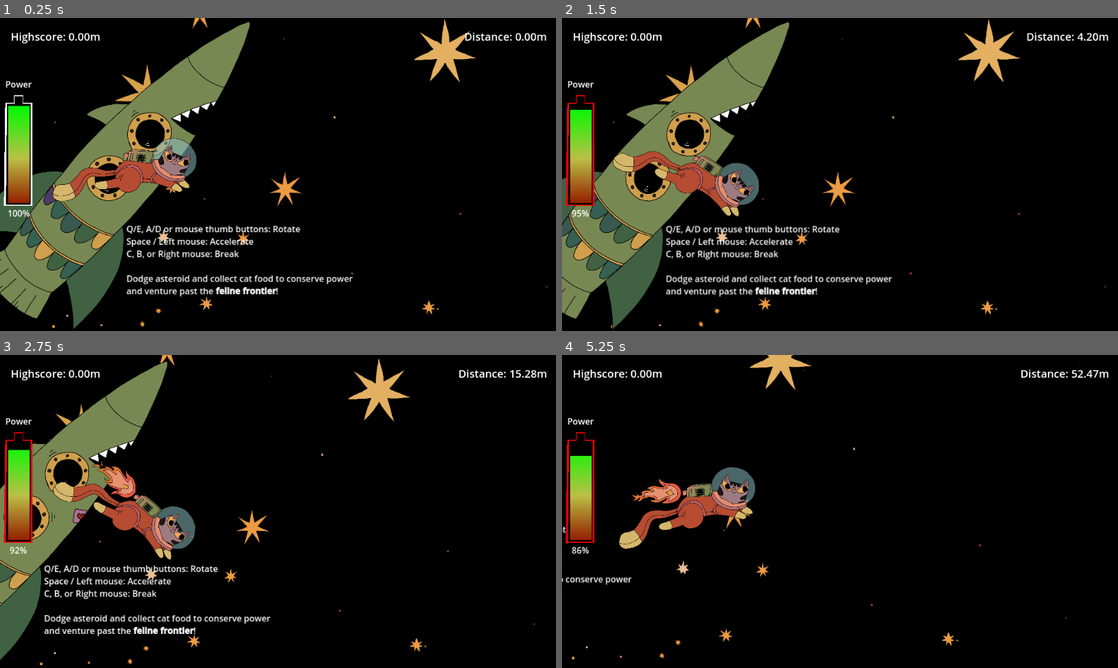
Above: before the commit, frames 1-4 (two rows, left to right).
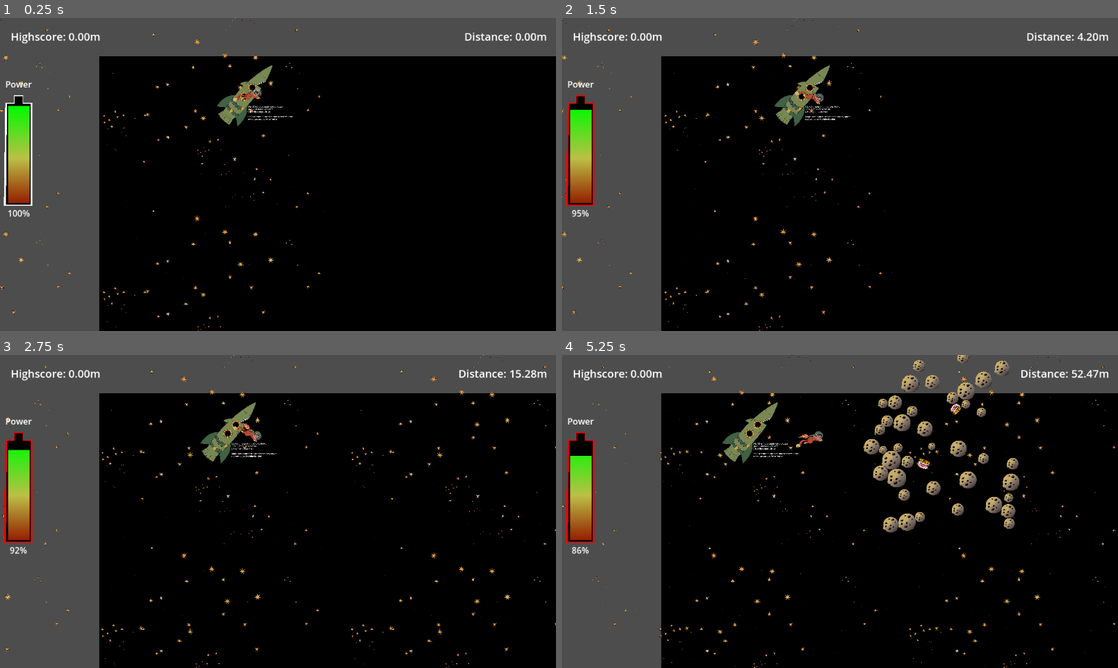
Above: after the commit, the same moments.

Repository: bene-labs/Feline-Frontier
Game: Godot game, scene res://scenes/game.tscn
Two runs of this game, one before a commit and one after it. Both use one fixed random seed, a clock stepped at 60 frames per second and the inputs below.
Inputs (mouse positions are in pixels of both pictures, inside the frame that each line leads up to):
- Up to frame 1 (0.25 s): no input
- Up to frame 2 (1.5 s): tap Enter at 0.5 s; move the mouse to (962, 158) at 0.52 s; hold E (roate_right) 0.53-1.28 s; hold Space (boost) 0.53-1.28 s; move the mouse to (728, 190) at 1.27 s; hold Q (rotate_left) from 1.28 s (still down); right-click (728, 190) at 1.35 s
- Up to frame 3 (2.75 s): move the mouse to (333, 442) at 2.02 s; release Q (rotate_left) at 2.03 s; hold E (roate_right) from 2.03 s (still down); hold Space (boost) from 2.03 s (still down)
- Up to frame 4 (5.25 s): move the mouse to (812, 574) at 2.77 s; release Space (boost) at 2.78 s; right-click (812, 574) at 2.85 s; move the mouse to (1006, 558) at 3.52 s; release E (roate_right) at 3.53 s; hold Space (boost) 3.53-4.28 s; hold Q (rotate_left) from 3.53 s (still down); move the mouse to (673, 464) at 4.27 s; right-click (673, 464) at 4.35 s; move the mouse to (867, 511) at 5.02 s; hold Space (boost) from 5.03 s (still down)

The runs differ from the first frame. In frame 1, 35% of the frame differs, in the area x 0-100%, y 0-100%; in frame 2, 34%; in frame 3, 32%; in frame 4, 33%.

Commit message:
fix parallax & asteroid spawner, adjust balance

Diff:
--- a/scenes/game.tscn
+++ b/scenes/game.tscn
@@ -27,13 +27,13 @@
 bounce = 0.1
 
 [sub_resource type="RectangleShape2D" id="RectangleShape2D_kfofu"]
-size = Vector2(612, 380)
+size = Vector2(754, 380)
 
 [sub_resource type="RectangleShape2D" id="RectangleShape2D_ucv68"]
 size = Vector2(101, 1594)
 
 [sub_resource type="RectangleShape2D" id="RectangleShape2D_4ijjp"]
-size = Vector2(1243.5, 1521)
+size = Vector2(1292.5, 1561)
 
 [node name="Game" type="Node2D"]
 
@@ -48,8 +48,9 @@
 texture = ExtResource("1_b2f7n")
 
 [node name="Far" type="Parallax2D" parent="Background"]
-scroll_scale = Vector2(0.15, 0.15)
-repeat_size = Vector2(2280.2, 1612)
+scroll_scale = Vector2(0.1, 0.1)
+repeat_size = Vector2(2315.28, 1636.8)
+repeat_times = 2
 
 [node name="Sprite2D" type="Sprite2D" parent="Background/Far"]
 scale = Vector2(0.65, 0.65)
@@ -57,18 +58,20 @@
 
 [node name="Middle" type="Parallax2D" parent="Background"]
 scroll_scale = Vector2(0.4, 0.4)
-repeat_size = Vector2(2280.2, 1612)
+repeat_size = Vector2(2315.28, 1636.8)
+repeat_times = 2
 
 [node name="Sprite2D" type="Sprite2D" parent="Background/Middle"]
-scale = Vector2(0.65, 0.65)
+scale = Vector2(0.455, 0.455)
 texture = ExtResource("3_6udyf")
 
 [node name="Close" type="Parallax2D" parent="Background"]
 scroll_scale = Vector2(0.8, 0.8)
-repeat_size = Vector2(2280.2, 1612)
+repeat_size = Vector2(2315.28, 1636.8)
+repeat_times = 2
 
 [node name="Sprite2D" type="Sprite2D" parent="Background/Close"]
-scale = Vector2(0.65, 0.65)
+scale = Vector2(0.33, 0.33)
 texture = ExtResource("4_2re4g")
 
 [node name="SpaceshipColored" type="Sprite2D" parent="."]
@@ -93,6 +96,7 @@
 [node name="LimitedCamera" parent="." instance=ExtResource("2_jsvua")]
 position = Vector2(155, 300)
 offset = Vector2(285, 0)
+zoom = Vector2(0.2, 0.2)
 
 [node name="ReferenceRect" type="ReferenceRect" parent="LimitedCamera"]
 offset_left = -514.0
@@ -145,14 +149,14 @@
 shape = SubResource("RectangleShape2D_vb2d3")
 
 [node name="AsteroidLauncher" parent="." instance=ExtResource("6_bju4m")]
-visible = false
+position = Vector2(220, -27)
 asteroid_spawn_chance = 0.5
 
 [node name="TopSpawnArea" type="Area2D" parent="AsteroidLauncher"]
 position = Vector2(-132, -770)
 
 [node name="CollisionShape2D" type="CollisionShape2D" parent="AsteroidLauncher/TopSpawnArea"]
-position = Vector2(487, -131)
+position = Vector2(558, -131)
 shape = SubResource("RectangleShape2D_kfofu")
 
 [node name="BottomSpawnArea" type="Area2D" parent="AsteroidLauncher"]
@@ -166,7 +170,6 @@
 unique_name_in_owner = true
 
 [node name="ObstacleSpawner" type="Node2D" parent="."]
-visible = false
 script = ExtResource("8_up5wp")
 
 [node name="NewAreaTrigger" type="Area2D" parent="ObstacleSpawner"]
@@ -184,7 +187,7 @@
 collision_mask = 0
 
 [node name="CollisionShape2D" type="CollisionShape2D" parent="ObstacleSpawner/SpawnArea"]
-position = Vector2(857.25, 362.5)
+position = Vector2(881.75, 362.5)
 shape = SubResource("RectangleShape2D_4ijjp")
 
 [node name="DimensionRef" type="ReferenceRect" parent="ObstacleSpawner"]
@@ -193,6 +196,8 @@
 offset_top = -413.0
 offset_right = 2367.0
 offset_bottom = 1181.0
+border_color = Color(0.44888, 0.475444, 0.929675, 1)
+border_width = 3.0
 
 [node name="Obstacles" type="Node2D" parent="."]
 
--- a/scripts/asteroid.gd
+++ b/scripts/asteroid.gd
@@ -6,7 +6,7 @@
 static var min_speed = 25
 static var max_speed = 200
 
-const MAX_LIFETIME = 10.0
+const MAX_LIFETIME = 20.0
 
 @export var energy_drain := 100
 
@@ -49,6 +49,7 @@
 
 
 func _on_visible_on_screen_notifier_2d_screen_exited() -> void:
+	#is_visible = false
 	queue_free()
 
 
--- a/scripts/enemy_spawner.gd
+++ b/scripts/enemy_spawner.gd
@@ -24,13 +24,14 @@
 
 
 func spawn_asteroid():
+	return
 	var chosen_area = spawn_areas[randi() % spawn_areas.size()]
 	var col_shape = chosen_area.get_child(0)
 	var centerpos = col_shape.global_position
 	var size = col_shape.shape.extents
 	var position_in_area : Vector2
-	position_in_area.x = (randi() % int(size.x)) - (size.x/2) + centerpos.x
-	position_in_area.y = (randi() % int(size.y)) - (size.y/2) + centerpos.y
+	position_in_area.x = randi() % int(size.x - (size.x/2)) + centerpos.x
+	position_in_area.y = randi() % int(size.y - (size.y/2)) + centerpos.y
 	$"../Obstacles".add_child(Asteroid.spawn(diffculty, position_in_area))
 
 
--- a/scripts/obstacle_spawner.gd
+++ b/scripts/obstacle_spawner.gd
@@ -1,7 +1,7 @@
 extends Node2D
 
-const INIT_MIN_OBSTACLE := 2
-const INIT_MAX_OBSTACLE := 5
+const INIT_MIN_OBSTACLE := 30
+const INIT_MAX_OBSTACLE := 60
 
 var min_obstacles := INIT_MIN_OBSTACLE
 var max_obstacles := INIT_MAX_OBSTACLE
@@ -10,7 +10,7 @@
 
 func _process(delta: float) -> void:
 	diffculty = 1.0 + Player.traveled_distance / 100000
-	min_obstacles = int(INIT_MIN_OBSTACLE + diffculty)
+	min_obstacles = int(INIT_MIN_OBSTACLE + diffculty * 1.5)
 	max_obstacles = int(INIT_MAX_OBSTACLE + diffculty * 2)
 
 
@@ -18,9 +18,11 @@
 	var col_shape = %SpawnArea.get_child(0)
 	var centerpos = col_shape.global_position
 	var size = col_shape.shape.extents
+	var min = centerpos - size
+	var max = centerpos + size
 	var position_in_area : Vector2
-	position_in_area.x = (randi() % int(size.x)) - (size.x/2) + centerpos.x
-	position_in_area.y = (randi() % int(size.y)) - (size.y/2) + centerpos.y
+	position_in_area.x = randf_range(min.x, max.x)
+	position_in_area.y = randf_range(min.y, max.y)
 	await get_tree().process_frame
 	$"../Obstacles".add_child(Asteroid.spawn(diffculty, position_in_area, false))
 
